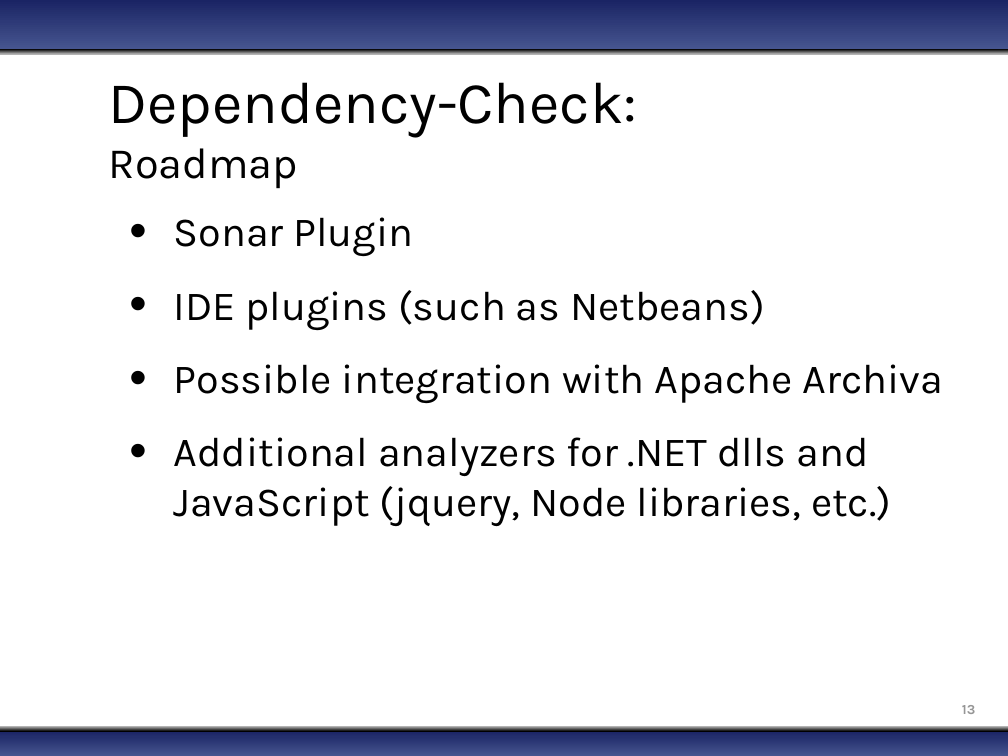
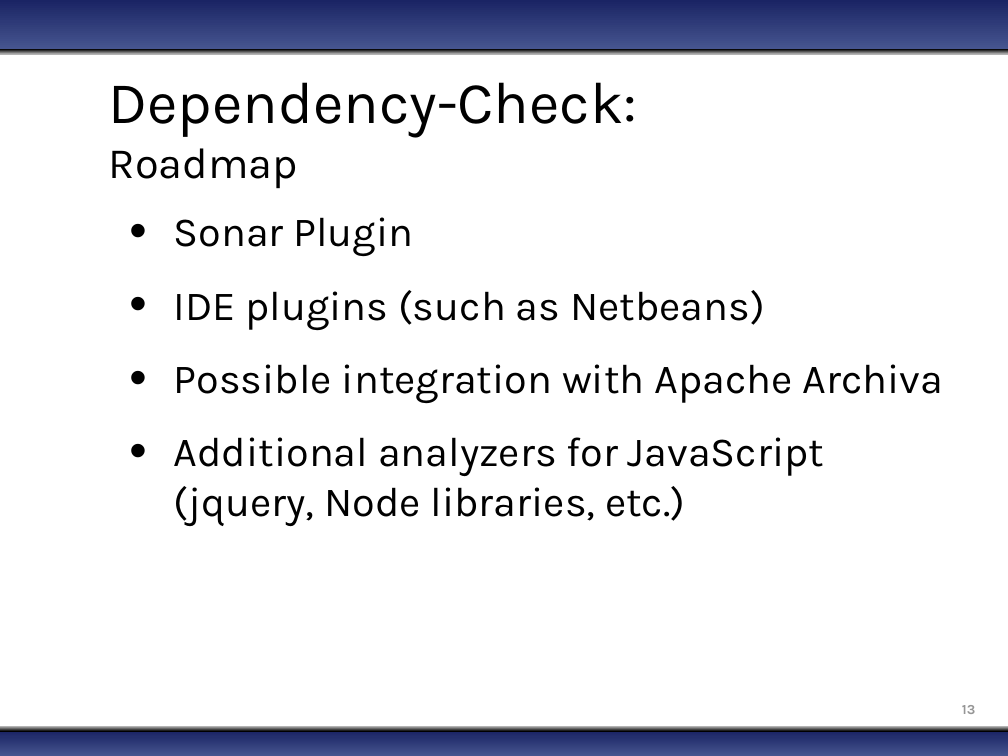
Before and after one commit to jeremylong/DependencyCheck, a slide deck: slide 13 of src/site/resources/dependency-check.pptx. Drawn at 1008x756 pixels with LibreOffice and Linux fonts; fonts in the diff are those of the drawing; background and template pictures are left out. Boxes give left, top, right and bottom in pixels: in the first picture for what was removed or moved away, otherwise in the second. Text is boxed around its words. In the diff, an @@ line names an element or a change of style, - is before the commit and + after.

```diff
--- a/src/site/resources/dependency-check.pptx
+++ b/src/site/resources/dependency-check.pptx
@@ text at <box>174,437,824,526</box>: text changed @@
-• Additional analyzers for .NET dlls and JavaScript (jquery, Node libraries, etc.)
+• Additional analyzers for JavaScript (jquery, Node libraries, etc.)
```
Also in this commit, not shown: 3 other slides changed, 1 other file.
